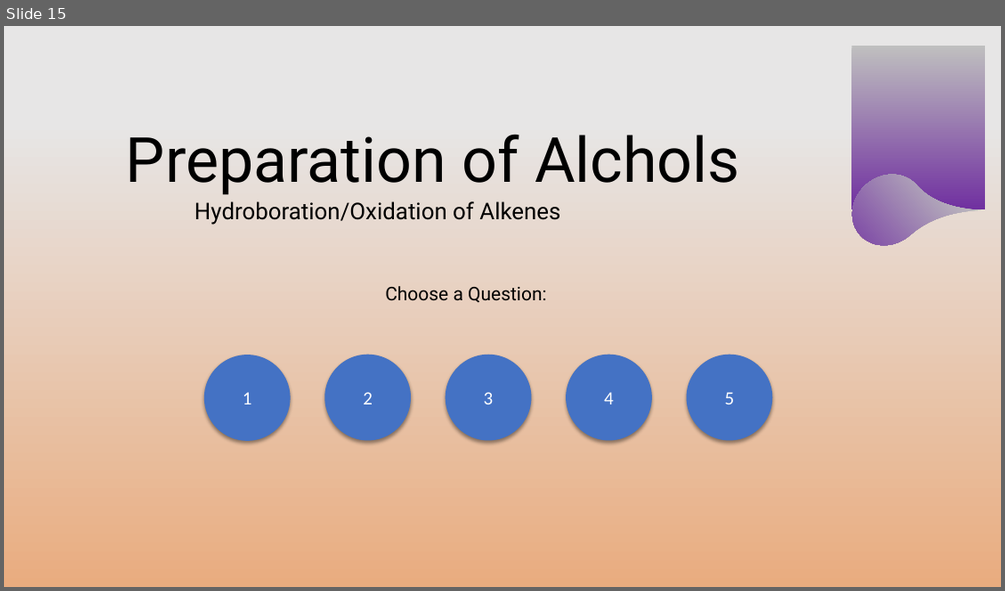
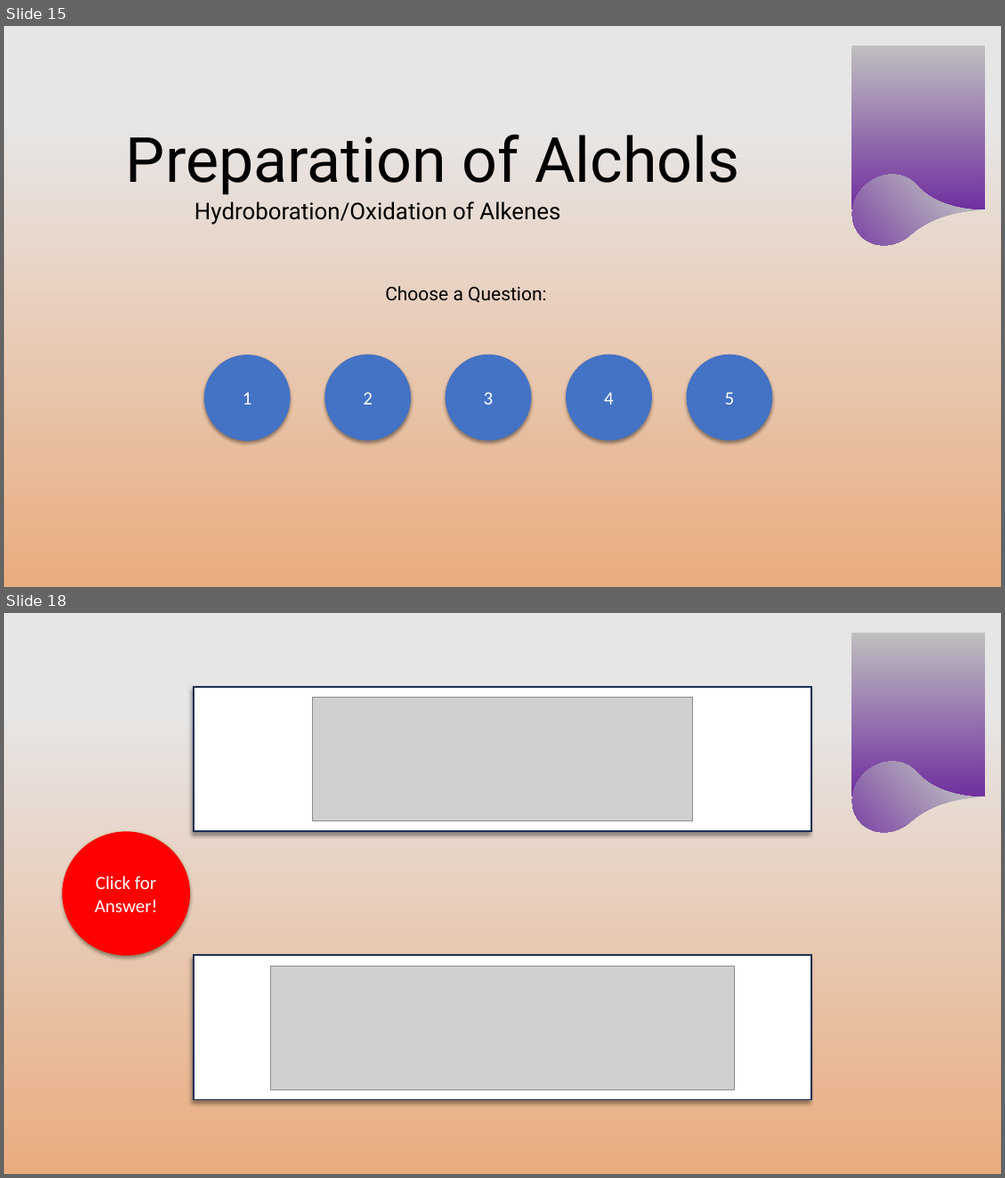
Before and after one commit to chemykill/alcoholproblems, a slide deck: alcoholquestions.pptx. Shown one above the other, each under a label of ours: slide 15 before the commit, slides 15 and 18 after it; the slides between them are not shown. The pictures are 1005x591 and 1005x1178 pixels, drawn with LibreOffice and Linux fonts; fonts in the diff are those of the drawing; grey boxes stand for pictures; background and template pictures are left out. Boxes give left, top, right and bottom in pixels: in the first picture for what was removed or moved away, otherwise in the second. Text is boxed around its words. In the diff, an @@ line names an element or a change of style, - is before the commit and + after.

```diff
--- a/alcoholquestions.pptx
+++ b/alcoholquestions.pptx
@@ slide 18 added at <box>4,613,1001,1174</box>, background gradient #E7E6E6 to #E9AC7F; not listed: 2 template elements that a slide beside it also shows @@
@@ rectangle added at <box>194,687,811,831</box>, fill #FFFFFF, outline #1E3256 1.5 pt @@
@@ picture added at <box>312,698,693,821</box> @@
@@ ellipse added at <box>63,831,190,956</box>, fill #FF0000, 18 pt, text #FFFFFF @@
+Click for Answer!
@@ ellipse added at <box>71,838,181,949</box>, fill #67D331, outline #1E3256 1 pt, 16 pt, text #FFFFFF @@
+Click for question
@@ rectangle added at <box>194,955,811,1099</box>, fill #FFFFFF, outline #1E3256 1.5 pt @@
@@ picture added at <box>271,966,734,1090</box> @@
```
Also in this commit, not shown: 1 slide changed, 2 other slides added.
